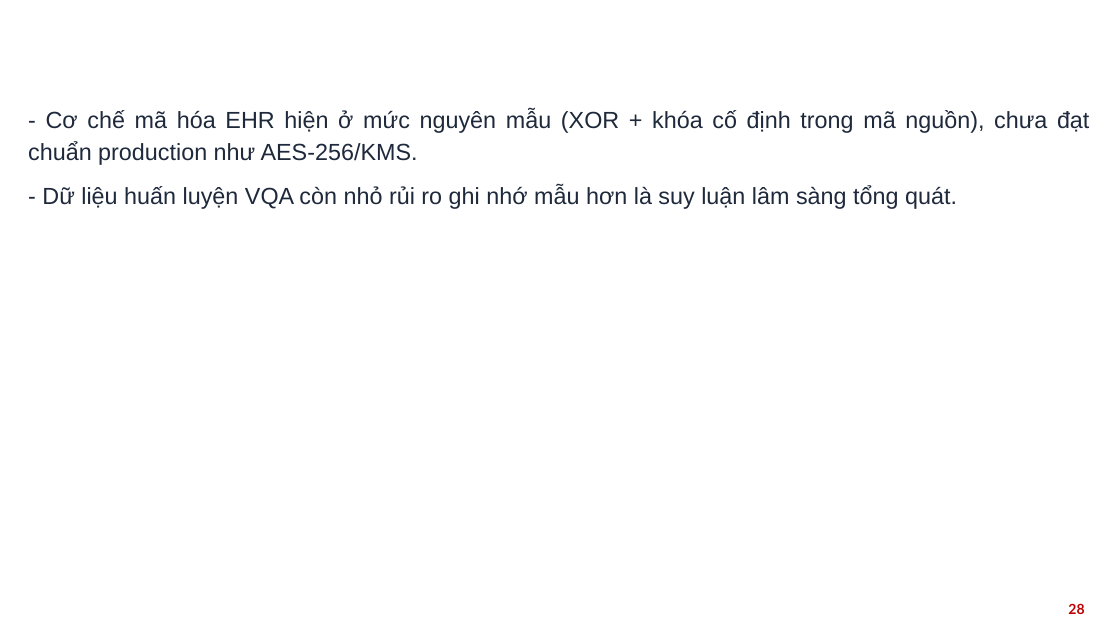
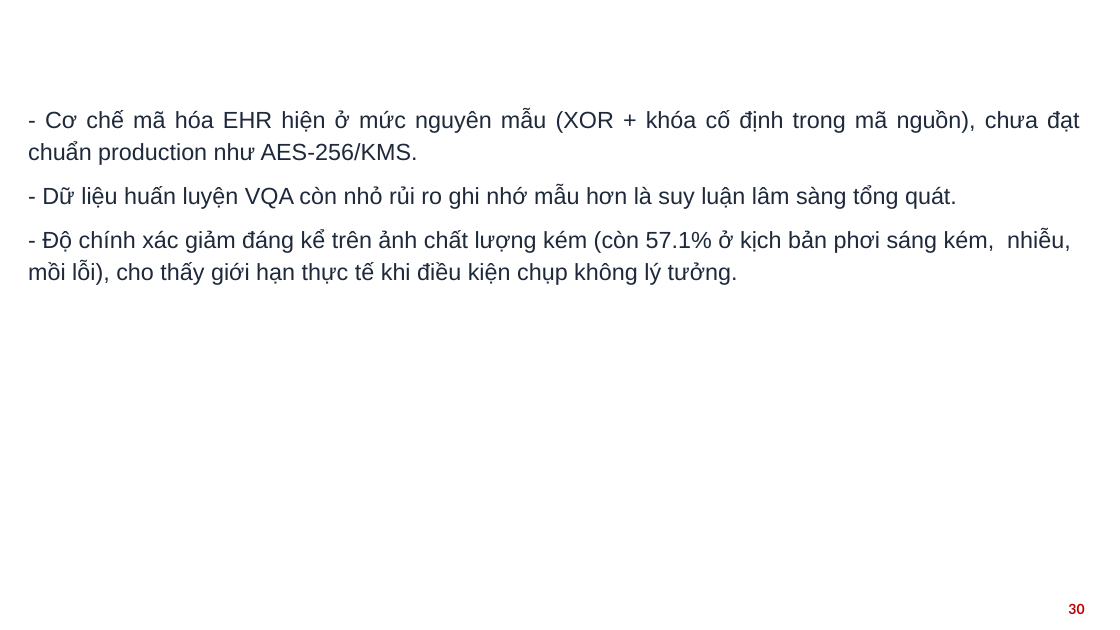
Before and after one commit to nthg0609/doanTN, a slide deck: slide 30 of HUST_PPT_template_2022_RED_16x9_567042.pptx (slide 28 before the commit). Drawn at 1120x630 pixels with LibreOffice and Linux fonts; fonts in the diff are those of the drawing; background and template pictures are left out. Boxes give left, top, right and bottom in pixels: in the first picture for what was removed or moved away, otherwise in the second. Text is boxed around its words. In the diff, an @@ line names an element or a change of style, - is before the commit and + after.

```diff
--- a/HUST_PPT_template_2022_RED_16x9_567042.pptx
+++ b/HUST_PPT_template_2022_RED_16x9_567042.pptx
@@ text at <box>28,229,1071,285</box>: paragraph added @@
+- Độ chính xác giảm đáng kể trên ảnh chất lượng kém (còn 57.1% ở kịch bản phơi sáng kém, nhiễu, mồi lỗi), cho thấy giới hạn thực tế khi điều kiện chụp không lý tưởng.
@@ page number at <box>1068,603,1084,614</box>: text changed @@
-28
+30
```
Also in this commit, not shown: 11 other slides changed, 2 slides added, 5 other files.
